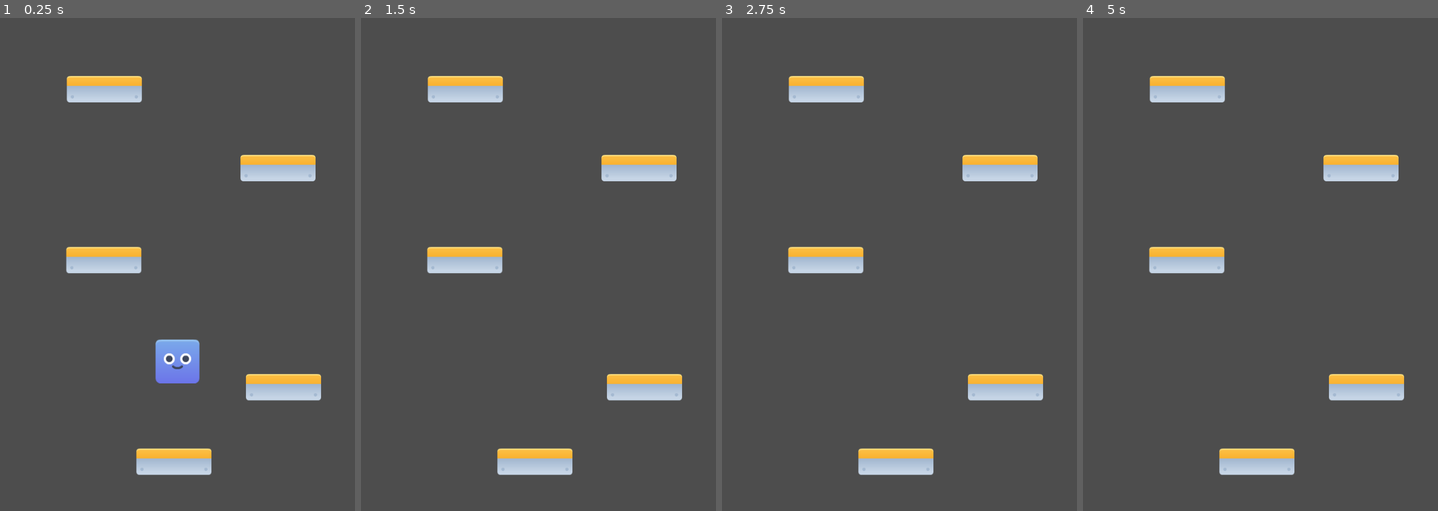
Above: before the commit, frames 1-4 (left to right).
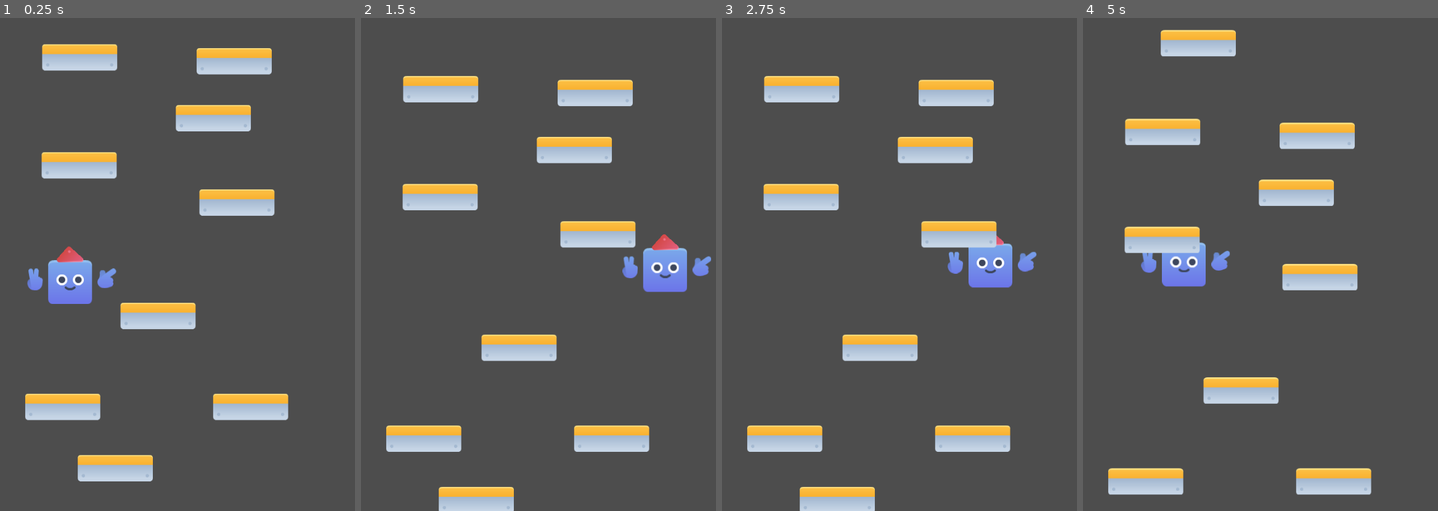
Above: after the commit, the same moments.

Repository: Matjanikow/Doodle-Jump-Test
Game: Godot game, scene res://world.tscn
The game is run twice, just before and just after one commit, with the same random seed, the same clock (stepped at 60 frames per second) and the same inputs.
Inputs:
- Up to frame 1 (0.25 s): no input
- Up to frame 2 (1.5 s): hold Right (ui_right) from 0.53 s (still down)
- Up to frame 3 (2.75 s): release Right (ui_right) at 2.03 s; hold Left (ui_left) from 2.03 s (still down)
- Up to frame 4 (5 s): release Left (ui_left) at 2.78 s; hold Right (ui_right) 2.78-4.28 s; hold Left (ui_left) from 4.28 s (still down)

The runs differ from the first frame. In frame 1, 18% of the frame differs, in the area x 7-91%, y 5-94%; in frame 2, 16%; in frame 3, 16%; in frame 4, 16%.

Commit message:
Solucion simple con señales

Diff:
--- a/CharacterBody2D.gd
+++ b/CharacterBody2D.gd
@@ -2,7 +2,7 @@
 
 const SPEED = 450.0
 const JUMP_VELOCITY = -700.0
-
+@onready var notifier = $VisibleOnScreenNotifier2D
 # Get the gravity from the project settings to be synced with RigidBody nodes.
 var gravity = ProjectSettings.get_setting("physics/2d/default_gravity")
 
@@ -15,6 +15,12 @@
 		#Saltamos
 		velocity.y = JUMP_VELOCITY
 
+	var maxRect = get_viewport_rect().size.x
+	if position.x < 0:
+		position.x = maxRect -10
+	elif position.x > maxRect:
+		position.x = 10
+
 	# Get the input direction and handle the movement/deceleration.
 	# As good practice, you should replace UI actions with custom gameplay actions.
 	var direction = Input.get_axis("ui_left", "ui_right")
@@ -22,5 +28,4 @@
 		velocity.x = direction * SPEED
 	else:
 		velocity.x = move_toward(velocity.x, 0, SPEED)
-
 	move_and_slide()
--- a/cubo.tscn
+++ b/cubo.tscn
@@ -1,8 +1,11 @@
-[gd_scene load_steps=5 format=3 uid="uid://diiexobvbcpmc"]
+[gd_scene load_steps=8 format=3 uid="uid://diiexobvbcpmc"]
 
 [ext_resource type="Script" path="res://CharacterBody2D.gd" id="1_exl3t"]
 [ext_resource type="Texture2D" uid="uid://b7voxll7sdsfd" path="res://kenney_shape-characters/PNG/Default/blue_body_square.png" id="2_fi1po"]
 [ext_resource type="Texture2D" uid="uid://bgnol12pm8nkr" path="res://kenney_shape-characters/PNG/Default/face_a.png" id="3_ovcl6"]
+[ext_resource type="Texture2D" uid="uid://clkstgd583kr" path="res://kenney_shape-characters/PNG/Default/blue_hand_point.png" id="4_njti4"]
+[ext_resource type="Texture2D" uid="uid://dup8l3n3vclag" path="res://kenney_shape-characters/PNG/Default/blue_hand_peace.png" id="5_xwmwn"]
+[ext_resource type="Texture2D" uid="uid://dih71inb0cyw1" path="res://kenney_shape-characters/PNG/Default/tile_ramp_right.png" id="6_oq5x3"]
 
 [sub_resource type="RectangleShape2D" id="RectangleShape2D_qjnws"]
 size = Vector2(81, 80)
@@ -19,3 +22,19 @@
 
 [node name="CollisionShape2D" type="CollisionShape2D" parent="."]
 shape = SubResource("RectangleShape2D_qjnws")
+
+[node name="VisibleOnScreenNotifier2D" type="VisibleOnScreenNotifier2D" parent="."]
+
+[node name="BlueHandPoint" type="Sprite2D" parent="."]
+position = Vector2(67, -7)
+texture = ExtResource("4_njti4")
+
+[node name="BlueHandPeace" type="Sprite2D" parent="."]
+position = Vector2(-64, -5)
+texture = ExtResource("5_xwmwn")
+
+[node name="TileRampRight" type="Sprite2D" parent="."]
+position = Vector2(0, -41)
+rotation = 2.30124
+scale = Vector2(0.44066, 0.477941)
+texture = ExtResource("6_oq5x3")
--- a/plataforma.gd
+++ b/plataforma.gd
@@ -1,8 +1,7 @@
 extends StaticBody2D
 
-@onready var notifier = $VisibleOnScreenNotifier2D
+@export var camera:Camera2D
 
-# Called every frame. 'delta' is the elapsed time since the previous frame.
-func _process(delta):
-	#Este booleano si está False significa que se fue de la pantalla
-	var estoyEnPantalla = notifier.is_on_screen()
+func _on_visible_on_screen_notifier_2d_screen_exited():
+	var inicioY = camera.global_position.y - (camera.get_viewport_rect().size.y /2)
+	position.y = inicioY
--- a/plataforma.tscn
+++ b/plataforma.tscn
@@ -32,3 +32,5 @@
 one_way_collision = true
 
 [node name="VisibleOnScreenNotifier2D" type="VisibleOnScreenNotifier2D" parent="."]
+
+[connection signal="screen_exited" from="VisibleOnScreenNotifier2D" to="." method="_on_visible_on_screen_notifier_2d_screen_exited"]
--- a/world.tscn
+++ b/world.tscn
@@ -7,23 +7,44 @@
 [node name="World" type="Node"]
 
 [node name="Camera2D" type="Camera2D" parent="."]
-position = Vector2(248, 232)
+position = Vector2(322, 452)
 script = ExtResource("1_ignpr")
 
 [node name="Cubo" parent="." instance=ExtResource("1_lgarg")]
-position = Vector2(248, 376)
+position = Vector2(126, 423)
 
-[node name="Plataforma" parent="." instance=ExtResource("2_0s7w0")]
-position = Vector2(240, 592)
+[node name="Plataforma" parent="." node_paths=PackedStringArray("camera") instance=ExtResource("2_0s7w0")]
+position = Vector2(111, 683)
+camera = NodePath("../Camera2D")
 
-[node name="Plataforma3" parent="." instance=ExtResource("2_0s7w0")]
-position = Vector2(112, 224)
+[node name="Plataforma2" parent="." node_paths=PackedStringArray("camera") instance=ExtResource("2_0s7w0")]
+position = Vector2(285, 517)
+camera = NodePath("../Camera2D")
 
-[node name="Plataforma2" parent="." instance=ExtResource("2_0s7w0")]
-position = Vector2(440, 456)
+[node name="Plataforma3" parent="." node_paths=PackedStringArray("camera") instance=ExtResource("2_0s7w0")]
+position = Vector2(454, 683)
+camera = NodePath("../Camera2D")
 
-[node name="Plataforma4" parent="." instance=ExtResource("2_0s7w0")]
-position = Vector2(430, 56)
+[node name="Plataforma4" parent="." node_paths=PackedStringArray("camera") instance=ExtResource("2_0s7w0")]
+position = Vector2(141, 242)
+camera = NodePath("../Camera2D")
 
-[node name="Plataforma5" parent="." instance=ExtResource("2_0s7w0")]
-position = Vector2(113, -88)
+[node name="Plataforma5" parent="." node_paths=PackedStringArray("camera") instance=ExtResource("2_0s7w0")]
+position = Vector2(429, 310)
+camera = NodePath("../Camera2D")
+
+[node name="Plataforma6" parent="." node_paths=PackedStringArray("camera") instance=ExtResource("2_0s7w0")]
+position = Vector2(386, 156)
+camera = NodePath("../Camera2D")
+
+[node name="Plataforma7" parent="." node_paths=PackedStringArray("camera") instance=ExtResource("2_0s7w0")]
+position = Vector2(142, 45)
+camera = NodePath("../Camera2D")
+
+[node name="Plataforma8" parent="." node_paths=PackedStringArray("camera") instance=ExtResource("2_0s7w0")]
+position = Vector2(424, 52)
+camera = NodePath("../Camera2D")
+
+[node name="Plataforma9" parent="." node_paths=PackedStringArray("camera") instance=ExtResource("2_0s7w0")]
+position = Vector2(207, 795)
+camera = NodePath("../Camera2D")
